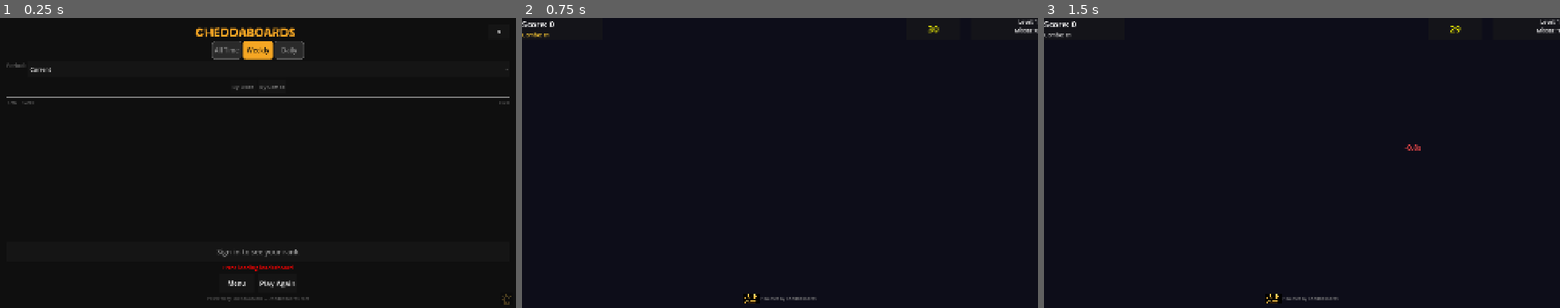
Above: before the commit, frames 1-3 (left to right).
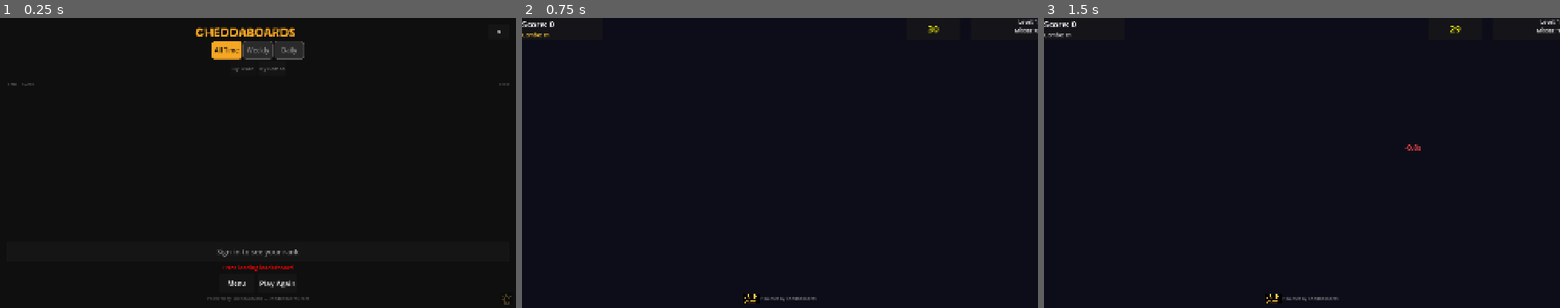
Above: after the commit, the same moments.

Repository: cheddatech/CheddaBoards-Godot
Game: Godot game, scene res://scenes/Leaderboard.tscn
The game is run twice, just before and just after one commit, with the same random seed, the same clock (stepped at 60 frames per second) and the same inputs. This scene is started directly instead of the project's main scene.
Inputs (mouse positions are in pixels of both pictures, inside the frame that each line leads up to):
- Up to frame 1 (0.25 s): no input
- Up to frame 2 (0.75 s): click "Play Again" at 0.5 s
- Up to frame 3 (1.5 s): tap Enter at 1.25 s; move the mouse to (1415, 148) at 1.27 s; click (1415, 148) at 1.42 s

The runs differ from the first frame. In frame 1, 1.5% of the frame differs, in the area x 1-99%, y 8-30%; in frame 2, nothing differs; in frame 3, nothing differs.

Commit message:
Update Leaderboard.gd
fix mobile scrolling

Diff:
--- a/scripts/Leaderboard.gd
+++ b/scripts/Leaderboard.gd
@@ -39,7 +39,7 @@
 const TAB_DAILY: int = 2
 
 ## Which tab to show by default
-@export var default_tab: int = TAB_WEEKLY
+@export var default_tab: int = TAB_ALL_TIME
 
 ## Auto-refresh: silently reloads the live board on a timer so new scores
 ## appear without anyone pressing Refresh. Perfect for demos / recording.
@@ -138,6 +138,10 @@
 
 ## Current player nickname for highlighting
 var current_player_nickname: String = ""
+
+## The row node for the current player, captured while the list is built.
+## Used to auto-scroll the board to where the player sits on load.
+var _player_entry: Control = null
 
 ## Archive mode: false = current period, true = viewing an archive
 var viewing_archive: bool = false
@@ -549,6 +553,7 @@
 # ============================================================
 
 func _display_entries(entries: Array):
+	var was_silent: bool = is_silent_refresh
 	is_silent_refresh = false
 	_clear_load_timeout()
 	_set_loading(false)
@@ -562,11 +567,19 @@
 	status_label.add_theme_color_override("font_color", COLOR_TEXT_DIM)
 
 	_clear_leaderboard()
+	_player_entry = null
 
 	var sorted_entries = _sort_entries(entries)
 
 	for i in range(sorted_entries.size()):
 		_add_leaderboard_entry(i + 1, sorted_entries[i])
+
+	# On a real (non-silent) load, bring the player's own row into view so they
+	# see where they stand instead of always starting at #1. Skipped during a
+	# silent auto-refresh so background polls don't yank the view back to the
+	# player while someone is scrolling around the board.
+	if not was_silent:
+		_scroll_to_player()
 
 func _sort_entries(entries: Array) -> Array:
 	var sorted = entries.duplicate()
@@ -615,6 +628,7 @@
 
 	if is_current_player:
 		stylebox.bg_color = COLOR_HIGHLIGHT_PLAYER
+		_player_entry = entry_container
 	elif rank == 1:
 		stylebox.bg_color = COLOR_HIGHLIGHT_GOLD
 	elif rank == 2:
@@ -686,6 +700,17 @@
 	hbox.add_child(value_label)
 
 	leaderboard_list.add_child(entry_container)
+	_make_passthrough(entry_container)
+
+func _make_passthrough(node: Node) -> void:
+	# Let touch-drags fall through to the ScrollContainer so it scrolls on
+	# mobile/web. Otherwise each row (PanelContainer defaults to mouse_filter
+	# STOP) swallows the gesture and the board won't scroll by finger.
+	# PASS (not IGNORE) keeps the rows tappable for future use.
+	if node is Control:
+		node.mouse_filter = Control.MOUSE_FILTER_PASS
+	for child in node.get_children():
+		_make_passthrough(child)
 
 func _format_score(value: int) -> String:
 	"""Format score with commas for readability"""
@@ -728,8 +753,33 @@
 	your_rank_label.add_theme_color_override("font_color", Color.WHITE)
 
 # ============================================================
-# SORT
-# ============================================================
+# SCROLL TO PLAYER
+# ============================================================
+
+func _scroll_to_player() -> void:
+	"""Centre the current player's row in the scroll view.
+
+	No-op if the player isn't on this board (e.g. unranked or signed out),
+	leaving the list at the top as before."""
+	if not _player_entry or not is_instance_valid(_player_entry):
+		return
+
+	# Wait for the VBox to lay out the freshly added rows — before that the
+	# row's position/size read back as 0 and we'd scroll to the wrong spot.
+	await get_tree().process_frame
+	await get_tree().process_frame
+
+	if not is_instance_valid(_player_entry) or not is_instance_valid(leaderboard_scroll):
+		return
+
+	var view_h: float = leaderboard_scroll.size.y
+	var row_y: float = _player_entry.position.y
+	var row_h: float = _player_entry.size.y
+
+	# Centre the row in the viewport, clamped to the valid scroll range.
+	var target: int = int(row_y + row_h * 0.5 - view_h * 0.5)
+	var max_scroll: int = int(max(0.0, leaderboard_list.size.y - view_h))
+	leaderboard_scroll.scroll_vertical = clampi(target, 0, max_scroll)
 
 func _on_sort_pressed(sort_by: String):
 	if current_sort_by == sort_by:
